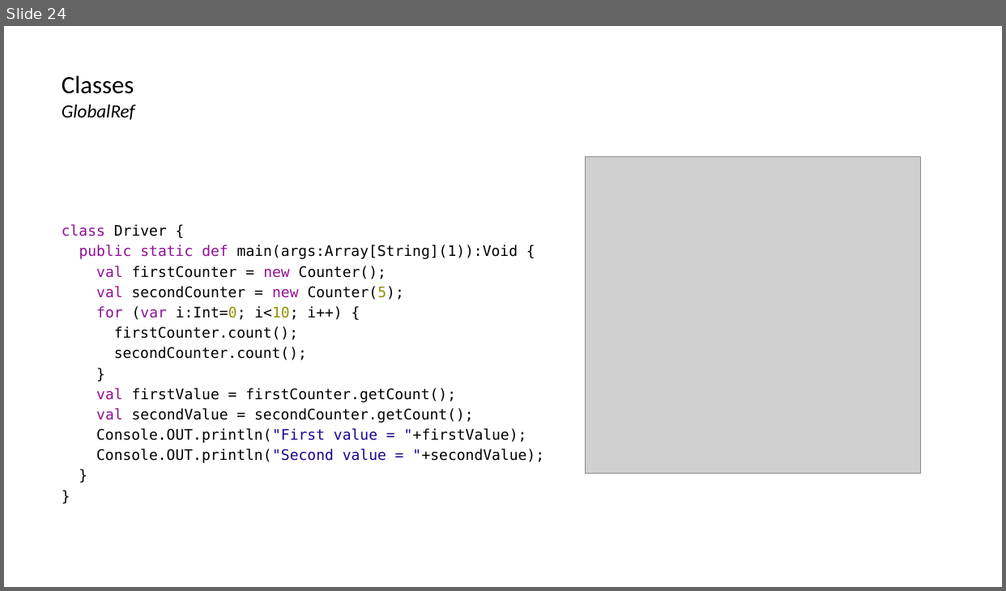
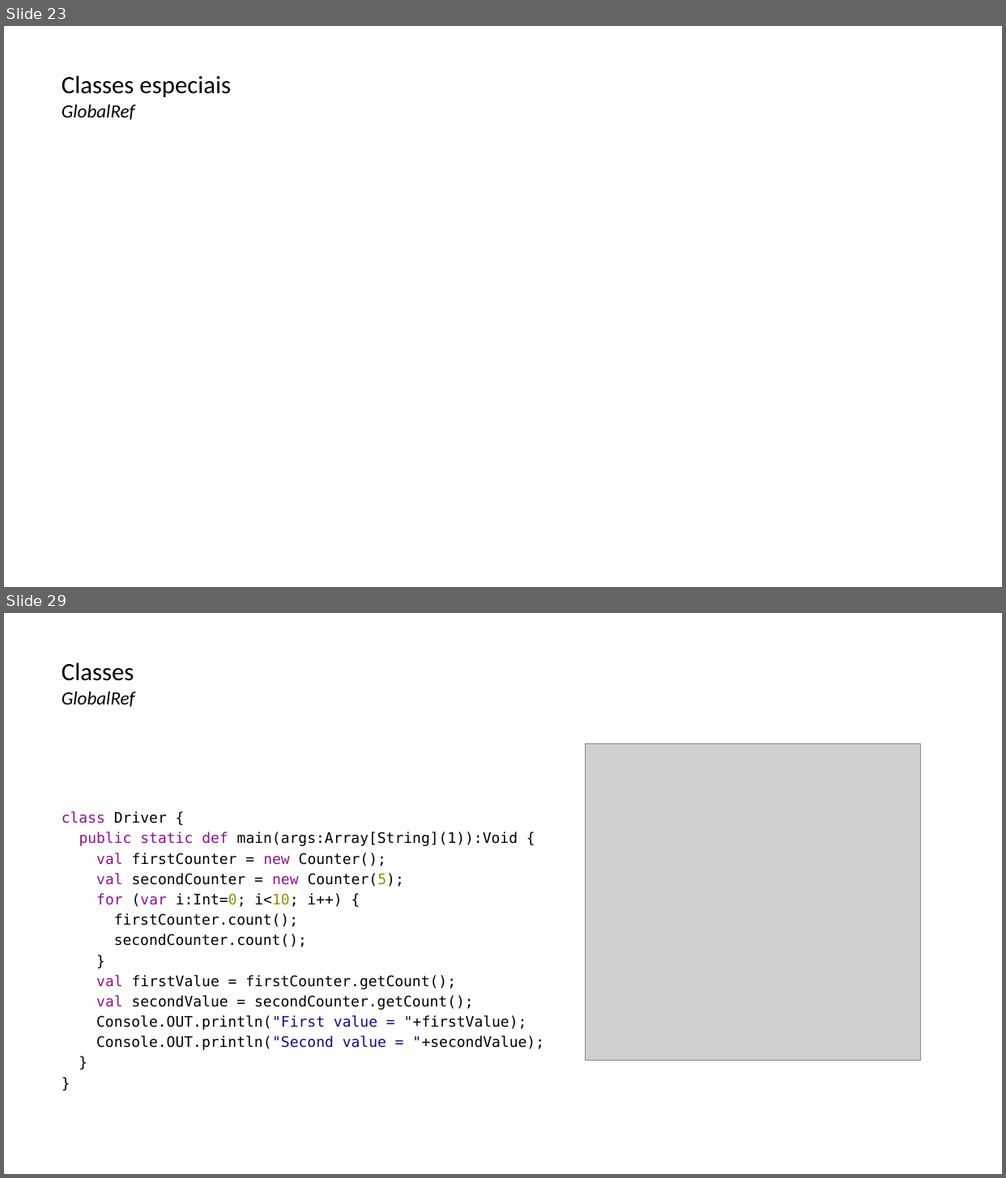
Before and after one commit to lquatrin/inf2591, a slide deck: x10.pptx. Shown one above the other, each under a label of ours: slide 24 before the commit, slides 23 and 29 after it; the slides between them are not shown. The pictures are 1006x591 and 1006x1178 pixels, drawn with LibreOffice and Linux fonts; fonts in the diff are those of the drawing; grey boxes stand for pictures. Boxes give left, top, right and bottom in pixels: in the first picture for what was removed or moved away, otherwise in the second. Text is boxed around its words. In the diff, an @@ line names an element or a change of style, - is before the commit and + after.

```diff
--- a/x10.pptx
+++ b/x10.pptx
@@ slide 23 added at bbox=[4, 26, 1002, 587], background #FFFFFF @@
@@ title added at bbox=[62, 75, 231, 120], 24 pt, text #000000 @@
+  Classes especiais
+  GlobalRef
@@ what was slide 24 is now slide 29 @@
```
Also in this commit, not shown: 2 slides changed, 4 other slides added.
